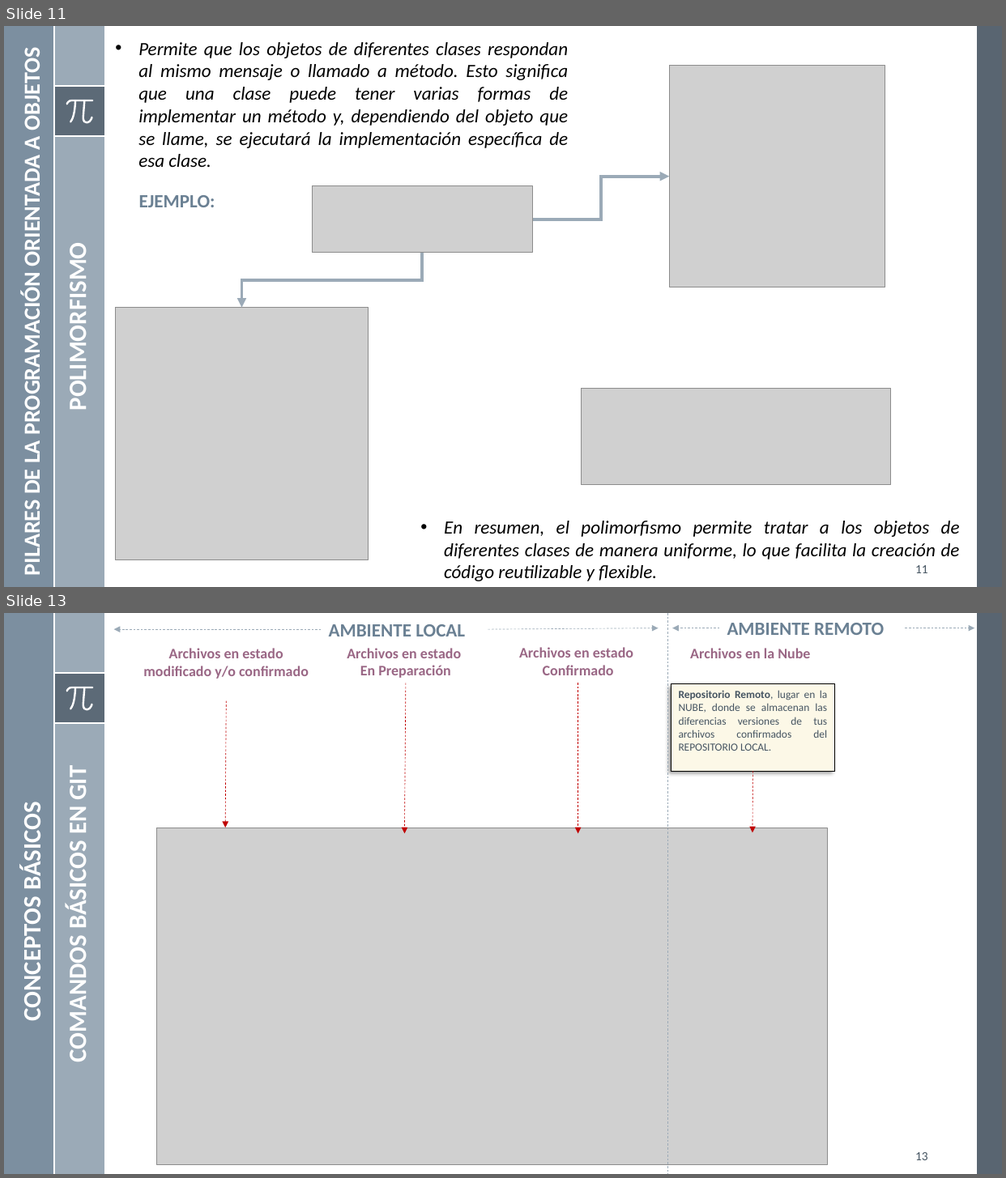
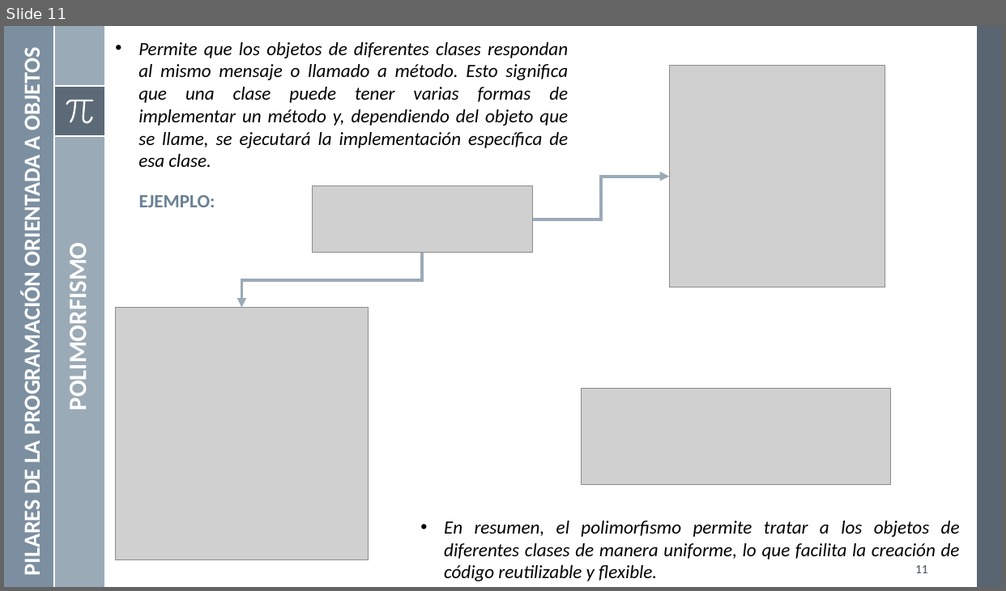
Before and after one commit to mgutierreza/Know, a slide deck: Programacion/POO/POO.pptx. Shown one above the other, each under a label of ours: slides 11 and 13 before the commit, slide 11 after it; the slides between them are not shown. The pictures are 1006x1178 and 1006x591 pixels, drawn with LibreOffice and Linux fonts; fonts in the diff are those of the drawing; grey boxes stand for pictures. Boxes give left, top, right and bottom in pixels: in the first picture for what was removed or moved away, otherwise in the second. Text is boxed around its words. In the diff, an @@ line names an element or a change of style, - is before the commit and + after.

```diff
--- a/Programacion/POO/POO.pptx
+++ b/Programacion/POO/POO.pptx
@@ slide 13 removed at box(4, 613, 1002, 1174), background #FFFFFF; not listed: 8 template elements that a slide beside it also shows @@
@@ arrow removed from (322, 629) to (114, 629) @@
@@ text removed at box(329, 624, 465, 636) @@
-AMBIENTE LOCAL
@@ arrow removed from (488, 629) to (658, 628) @@
@@ line removed from (668, 613) to (668, 1174) @@
@@ arrow removed from (720, 628) to (672, 628) @@
@@ text removed at box(727, 623, 884, 635) @@
-AMBIENTE REMOTO
@@ arrow removed from (906, 628) to (974, 628) @@
@@ text removed at box(143, 648, 309, 679) @@
-Archivos en estado modificado y/o confirmado
@@ text removed at box(347, 648, 461, 678) @@
-Archivos en estado
-En Preparación
@@ text removed at box(519, 647, 633, 675) @@
-Archivos en estado
-Confirmado
@@ text removed at box(690, 648, 810, 658) @@
-Archivos en la Nube
@@ arrow removed from (406, 683) to (404, 834) @@
@@ arrow removed from (578, 683) to (578, 834) @@
@@ rectangle removed at box(671, 684, 835, 771) @@
-Repositorio Remoto, lugar en la NUBE, donde se almacenan las diferencias versiones de tus archivos confirmados del REPOSITORIO LOCAL.
@@ arrow removed from (226, 701) to (226, 828) @@
@@ text removed at box(62, 769, 93, 1059) @@
-COMANDOS BÁSICOS EN GIT
@@ arrow removed from (752, 771) to (752, 833) @@
@@ text removed at box(17, 811, 48, 1018) @@
-CONCEPTOS BÁSICOS
@@ picture removed at box(157, 828, 828, 1165) @@
@@ page number removed at box(915, 1152, 928, 1161) @@
-13
```
Also in this commit, not shown: 1 slide changed, 14 slides added, 10 other slides removed, 2 other files.
